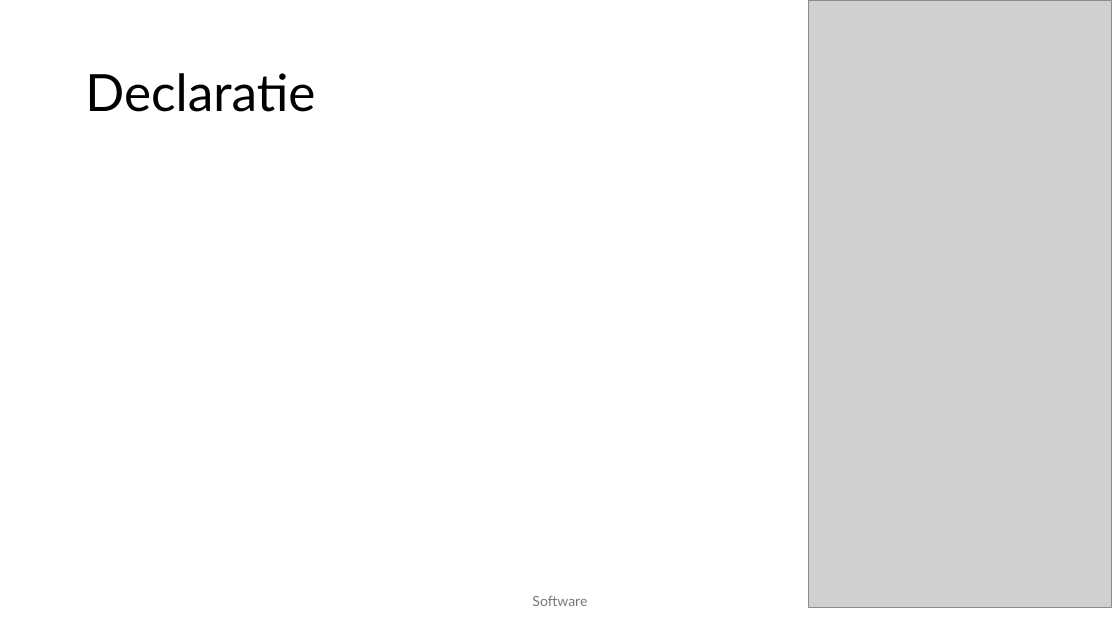
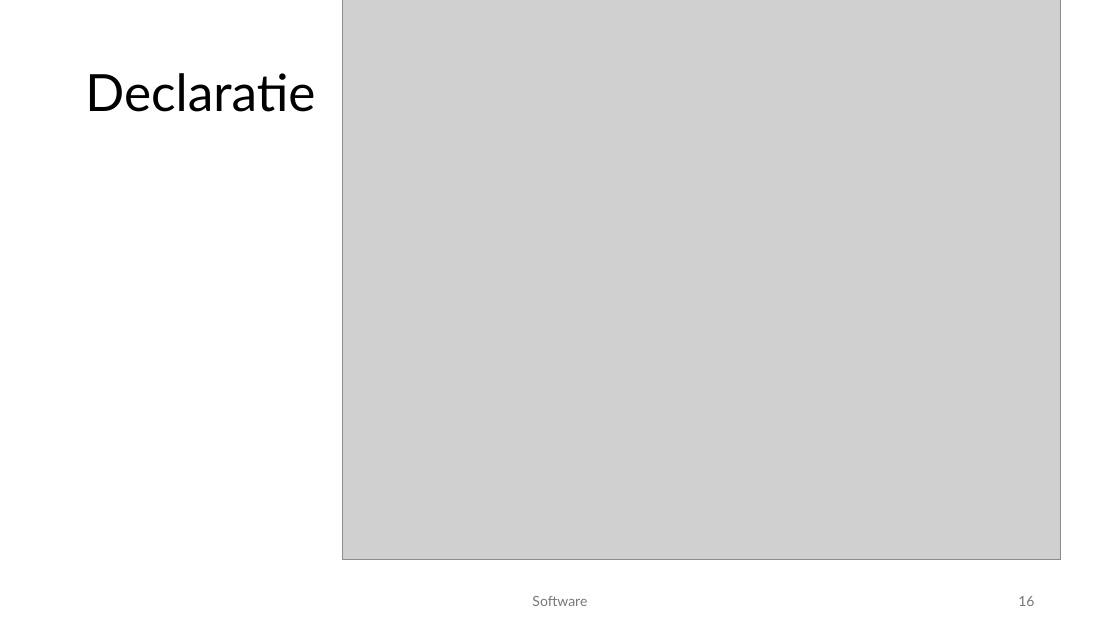
Before and after one commit to Nowie69/Eindproject-Robot-6ICW, a slide deck: slide 16 of Robot met mecanum wheels.pptx (slide 14 before the commit). Drawn at 1120x630 pixels with LibreOffice and Linux fonts; fonts in the diff are those of the drawing; grey boxes stand for pictures. Boxes give left, top, right and bottom in pixels: in the first picture for what was removed or moved away, otherwise in the second. Text is boxed around its words. In the diff, an @@ line names an element or a change of style, - is before the commit and + after.

```diff
--- a/Robot met mecanum wheels.pptx
+++ b/Robot met mecanum wheels.pptx
@@ picture added at (343,0,1061,560) @@
@@ picture removed at (808,0,1112,607) @@
@@ page number at (1018,596,1034,606): text changed @@
-14
+16
```
Also in this commit, not shown: 3 other slides changed, 2 slides added, 23 other files.
